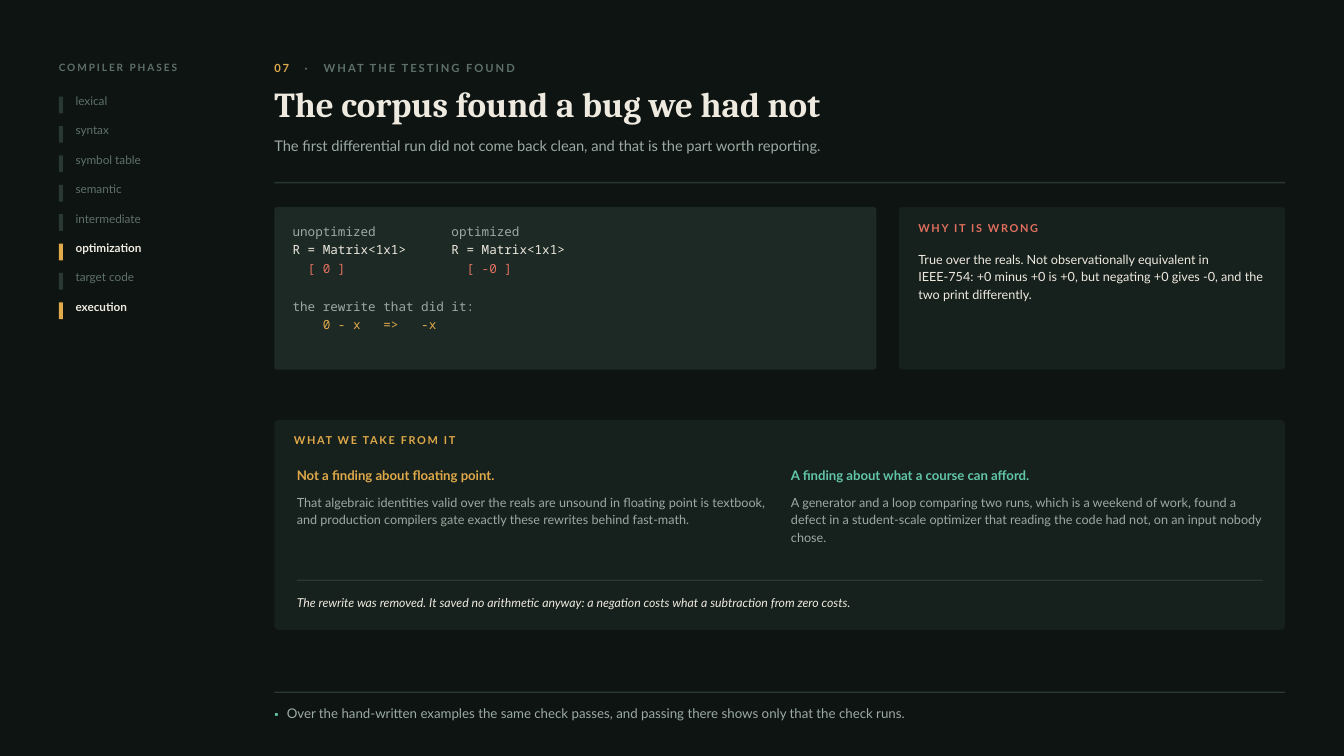
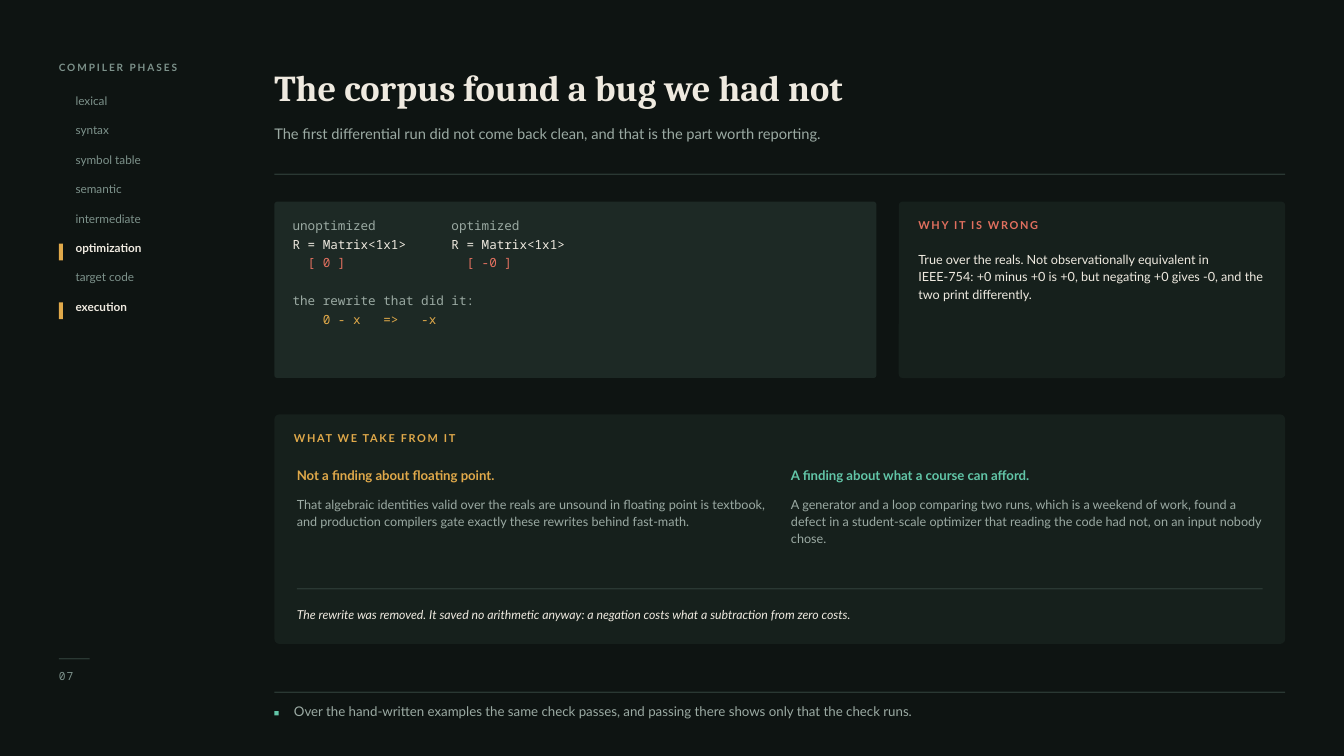
Before and after one commit to aswanth-07/matrixlang, a slide deck: slide 7 of docs/submission/MatrixLang-Deck.pptx. Drawn at 1344x756 pixels with LibreOffice and Linux fonts; fonts in the diff are those of the drawing. Boxes give left, top, right and bottom in pixels: in the first picture for what was removed or moved away, otherwise in the second. Text is boxed around its words. In the diff, an @@ line names an element or a change of style, - is before the commit and + after.

```diff
--- a/docs/submission/MatrixLang-Deck.pptx
+++ b/docs/submission/MatrixLang-Deck.pptx
@@ text "The corpus found a bug ...": place and size @@
-text "The corpus found a bug ..." at (274, 92, 820, 125)
+text "The corpus found a bug ..." at (274, 75, 843, 109)
@@ text "The corpus found a bug ..." at (274, 75, 843, 109): size 25 to 26 pt; line spacing 29pt to 30pt @@
@@ text removed at (274, 64, 1226, 507) @@
-07 · WHAT THE TESTING FOUND
@@ rectangle removed at (58, 97, 63, 114) @@
@@ rectangle removed at (58, 126, 63, 143) @@
@@ text "The first differential run did ...": place and size @@
-text "The first differential run did ..." at (274, 140, 821, 154)
+text "The first differential run did ..." at (274, 128, 821, 142)
@@ rectangle removed at (58, 155, 63, 172) @@
@@ rectangle: place and size @@
-rectangle at (274, 182, 1286, 184)
+rectangle at (274, 173, 1286, 174)
@@ rectangle removed at (58, 185, 63, 202) @@
@@ text "unoptimized optimized": place and size @@
-text "unoptimized optimized" at (293, 226, 565, 329)
+text "unoptimized optimized" at (293, 220, 565, 324)
@@ rounded rectangle: place and size @@
-rounded rectangle at (274, 208, 876, 370)
+rounded rectangle at (274, 202, 876, 378)
@@ rounded rectangle: place and size @@
-rounded rectangle at (899, 208, 1286, 370)
+rounded rectangle at (899, 202, 1286, 378)
@@ rectangle removed at (58, 214, 63, 231) @@
@@ text colour #5E706A to #7D928B in 7 elements at (59, 63, 178, 71), (76, 96, 108, 105), (76, 126, 109, 136), (76, 155, 141, 166), (76, 184, 122, 193), (76, 214, 141, 223), (76, 272, 134, 283) @@
@@ rectangle removed at (58, 273, 63, 290) @@
@@ rounded rectangle: place and size @@
-rounded rectangle at (274, 420, 1286, 630)
+rounded rectangle at (274, 414, 1286, 644)
@@ text "WHAT WE TAKE FROM IT" rewrapped from (672, 598, 795, 609) to (771, 470, 912, 621) @@
@@ text at (297, 499, 765, 528): more space between paragraphs @@
@@ text at (791, 499, 1262, 543): more space between paragraphs @@
@@ rectangle: place and size @@
-rectangle at (296, 580, 1262, 581)
+rectangle at (296, 588, 1262, 589)
@@ text "The rewrite was removed. It ...": place and size @@
-text "The rewrite was removed. It ..." at (297, 598, 851, 610)
+text "The rewrite was removed. It ..." at (297, 610, 851, 622)
@@ rectangle added at (58, 658, 90, 659), fill #2A3833 @@
@@ text added at (59, 672, 74, 680), 8 pt, text #7D928B @@
+07
@@ rectangle added at (274, 712, 278, 716), fill #62C6A8 @@
@@ text at (294, 706, 911, 719): text changed @@
-▪ Over the hand-written examples the same check passes, and passing there shows only that the check runs.
+Over the hand-written examples the same check passes, and passing there shows only that the check runs.
```
Also in this commit, not shown: 7 other slides changed, 6 other files.
